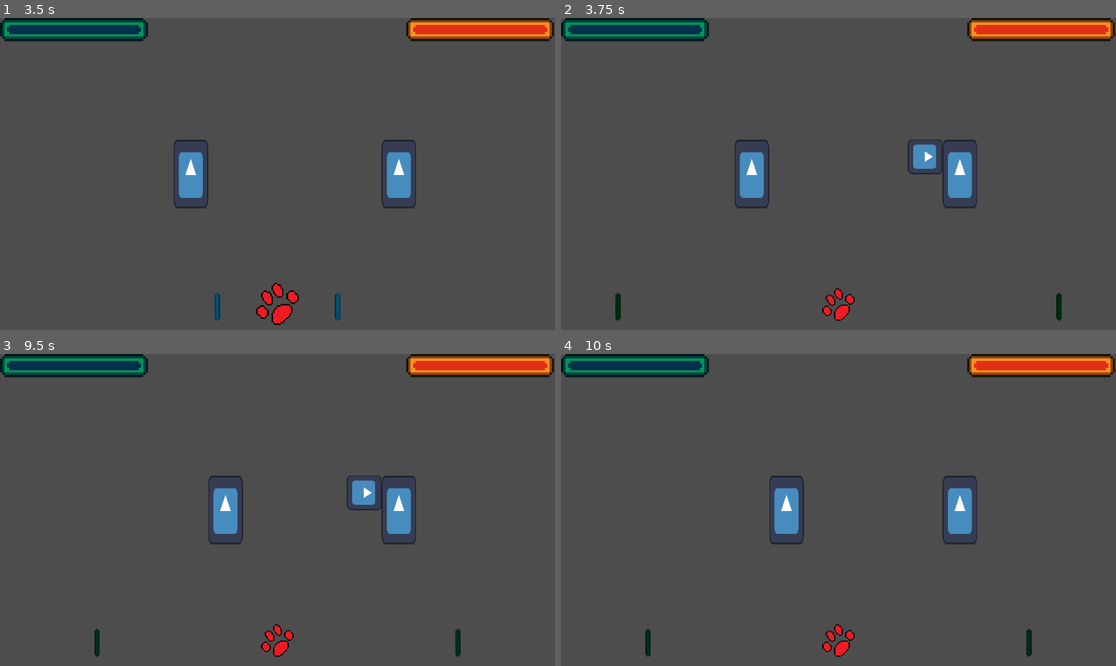
Above: before the commit, frames 1-4 (two rows, left to right).
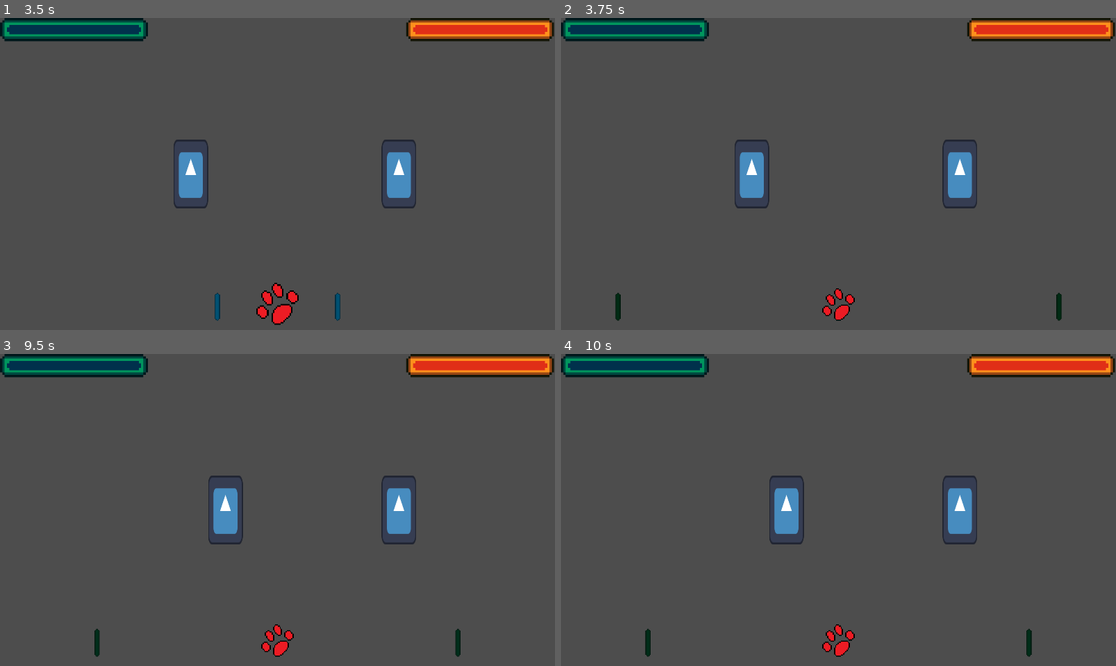
Above: after the commit, the same moments.

Repository: Gus-Kruz/projeto-bixarada
Game: Godot game, scene res://cena_jogador/node_2d.tscn
Same seed, same stepped clock (60 frames per second), same inputs: the game is played once before the commit and once after it. This scene is started directly instead of the project's main scene. The engine's default icon, where the game draws it, is replaced by a stand-in: a white triangle on a blue panel in a dark square.
Inputs:
- Up to frame 1 (3.5 s): tap Enter (ui_accept) at 0.5, 0.77, 1.52, 3.02 s; hold D (direita1) 0.53-2.03 s; tap Up (cima2) at 0.6 s; tap Right (direita2) at 1.35 s; hold A (esquerda1) 2.03-2.78 s; tap Left (esquerda2) at 2.1 s; hold D (direita1) from 2.78 s (still down); tap E (forte1) at 2.85 s
- Up to frame 2 (3.75 s): keep holding D (direita1); tap P (forte2) at 3.6 s
- Up to frame 3 (9.5 s): tap Enter (ui_accept) at 3.77, 4.52, 6.02, 6.77, 7.52, 8.75, 9.02 s; release D (direita1) at 4.28 s; hold A (esquerda1) 4.28-5.03 s; tap Q (fraco1) at 4.35 s; hold D (direita1) 5.03-5.78 s; tap O (fraco2) at 5.1 s; hold A (esquerda1) 5.78-7.28 s; tap Up (cima2) at 5.85 s; tap Right (direita2) at 6.6 s; hold D (direita1) from 7.28 s (still down); tap Left (esquerda2) at 7.35 s; tap E (forte1) at 8.1 s; tap P (forte2) at 8.85 s
- Up to frame 4 (10 s): release D (direita1) at 9.53 s; hold A (esquerda1) from 9.53 s (still down); tap Q (fraco1) at 9.6 s; tap Enter (ui_accept) at 9.77 s

Frame 1 is identical in both runs. In frame 2, 0.4% of the frame differs, in the area x 62-69%, y 38-51%; in frame 3, 0.4%; in frame 4, nothing differs.

Commit message:
sinais de morte

Diff:
--- a/cena_jogador/player1.gd
+++ b/cena_jogador/player1.gd
@@ -37,6 +37,7 @@
 	forte.queue_free()
 var morreu = false
 var input = "nada"
+signal morte1
 # Called every frame. 'delta' is the elapsed time since the previous frame.
 func _process(delta: float) -> void:
 	if self.position.x > player2.position.x:
@@ -49,6 +50,7 @@
 		return
 	if vida <= 0:
 		print("morreu")
+		morte1.emit()
 		morreu = true
 	if Input.is_action_just_pressed("cima1"):
 		inputTimes.append(Time.get_ticks_usec())
@@ -90,9 +92,11 @@
 	timerTimes.append(Time.get_ticks_usec())
 	timer.start()
 	await get_tree().create_timer(0.07).timeout
+	if input == player2.input and input == "fraco" or input =="forte":
+		return
 	if input == "cima":
 		pos[1] -= 120
-		await get_tree().create_timer(bpm-0.07).timeout
+		await get_tree().create_timer(bpm).timeout
 		pos[1] += 120
 	if input == "esquerda":
 		pos[0] -= 120
--- a/cena_jogador/player2.gd
+++ b/cena_jogador/player2.gd
@@ -37,6 +37,7 @@
 	forte.queue_free()
 var morreu = false
 var input = "nada"
+signal morte2
 # Called every frame. 'delta' is the elapsed time since the previous frame.
 func _physics_process(delta: float) -> void:
 	if self.position.x > player1.position.x:
@@ -50,6 +51,7 @@
 	if vida <= 0:
 		print("morreu")
 		morreu = true
+		morte2.emit()
 	if Input.is_action_just_pressed("cima2"):
 		inputTimes.append(Time.get_ticks_usec())
 		if Ritmo.in_time(timerTimes[-1], inputTimes[-1]):
@@ -90,9 +92,11 @@
 	timerTimes.append(Time.get_ticks_usec())
 	timer.start()
 	await get_tree().create_timer(0.07).timeout
+	if input == player1.input and input == "fraco" or input =="forte":
+		return
 	if input == "cima":
 		pos[1] -= 120
-		await get_tree().create_timer(bpm-0.07).timeout
+		await get_tree().create_timer(bpm).timeout
 		pos[1] += 120
 	if input == "esquerda":
 		pos[0] -= 120
Not shown: 1 places in cena_jogador/node_2d.tscn that only renumber resources
Not shown: 1 places in cena_jogador/nota.tscn that only renumber resources
